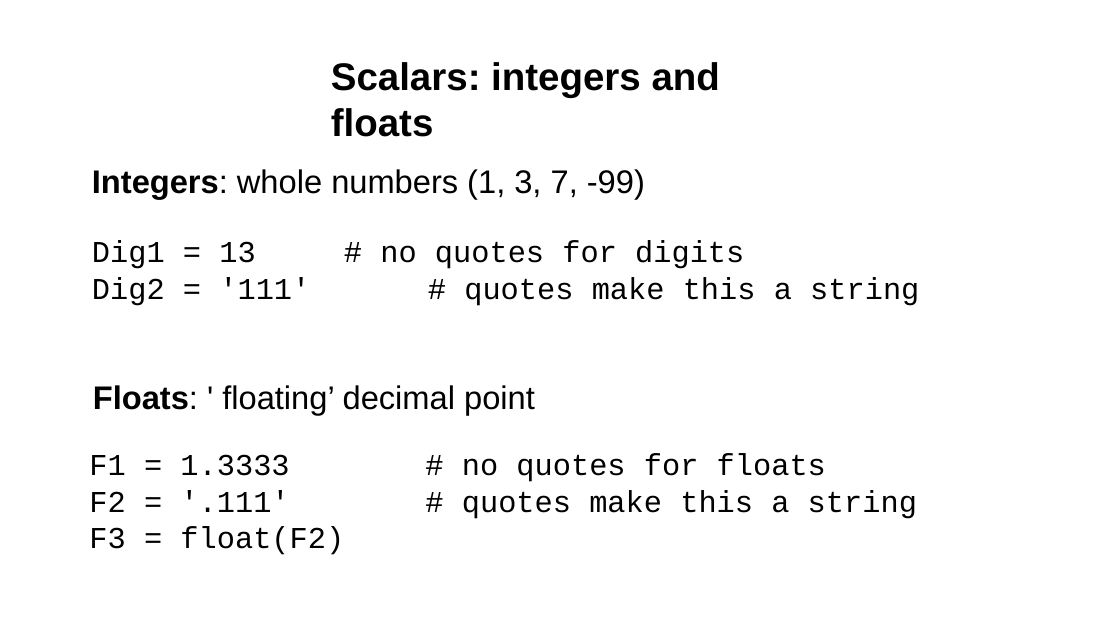
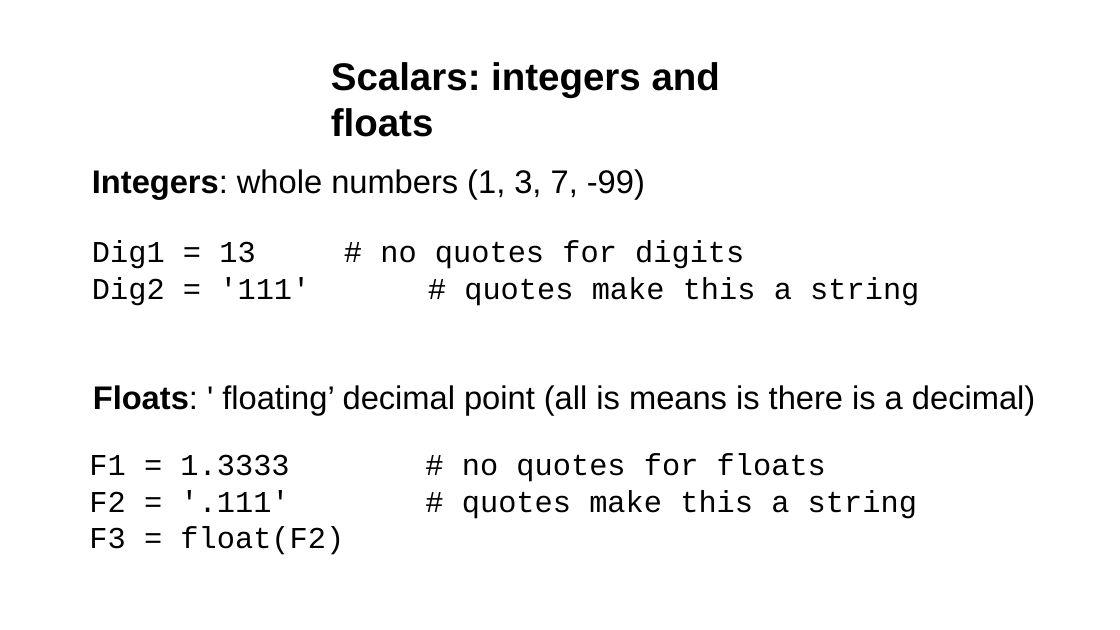
Before and after one commit to tparchman/F22_BIOL792_coursepage, a slide deck: slide 7 of week6_pythonI/week6_python.pptx. Drawn at 1120x630 pixels with LibreOffice and Linux fonts; fonts in the diff are those of the drawing. Boxes give left, top, right and bottom in pixels: in the first picture for what was removed or moved away, otherwise in the second. Text is boxed around its words. In the diff, an @@ line names an element or a change of style, - is before the commit and + after.

```diff
--- a/week6_pythonI/week6_python.pptx
+++ b/week6_pythonI/week6_python.pptx
@@ text at (93, 385, 1035, 414): text changed @@
-Floats: ' floating’ decimal point
+Floats: ' floating’ decimal point (all is means is there is a decimal)
```
Also in this commit, not shown: 1 other slide changed, 1 slide added, 14 other files.
